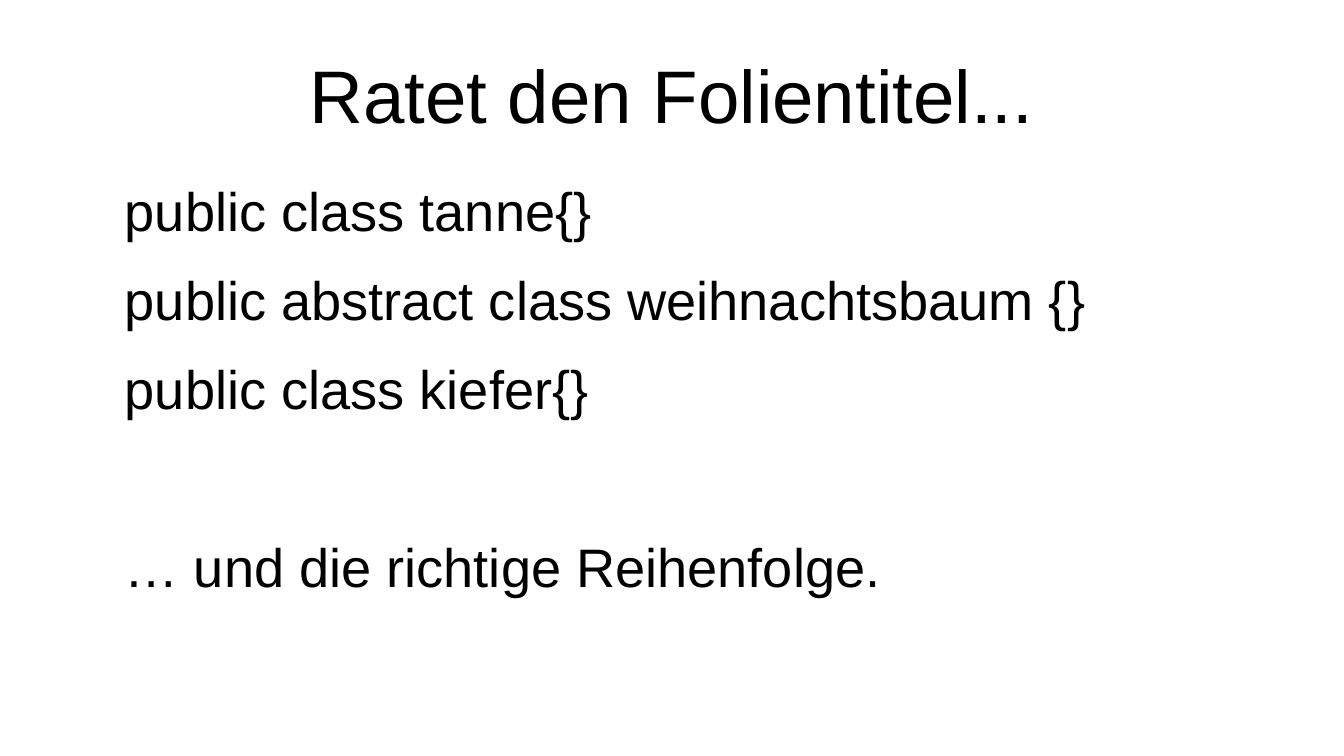
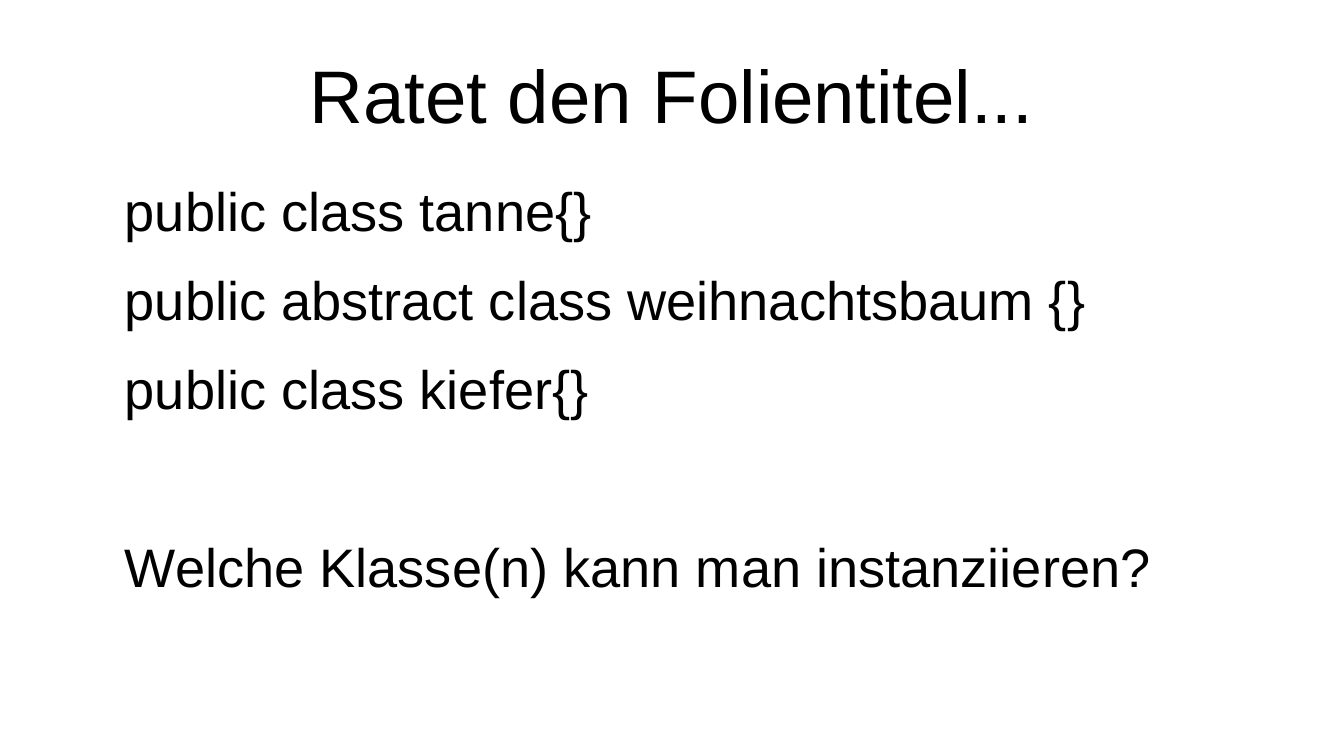
Before and after one commit to morpfl/javakurs, a slide deck: slide 12 of slides/hässlichestePPP.odt.odp. Drawn at 1344x756 pixels with LibreOffice and Linux fonts; fonts in the diff are those of the drawing. Boxes give left, top, right and bottom in pixels: in the first picture for what was removed or moved away, otherwise in the second. Text is boxed around its words. In the diff, an @@ line names an element or a change of style, - is before the commit and + after.

Commit message:
edited last question

```diff
--- a/slides/hässlichestePPP.odt.odp
+++ b/slides/hässlichestePPP.odt.odp
@@ text at <box>125,547,1150,596</box>: text changed @@
-… und die richtige Reihenfolge.
+Welche Klasse(n) kann man instanziieren?
```
